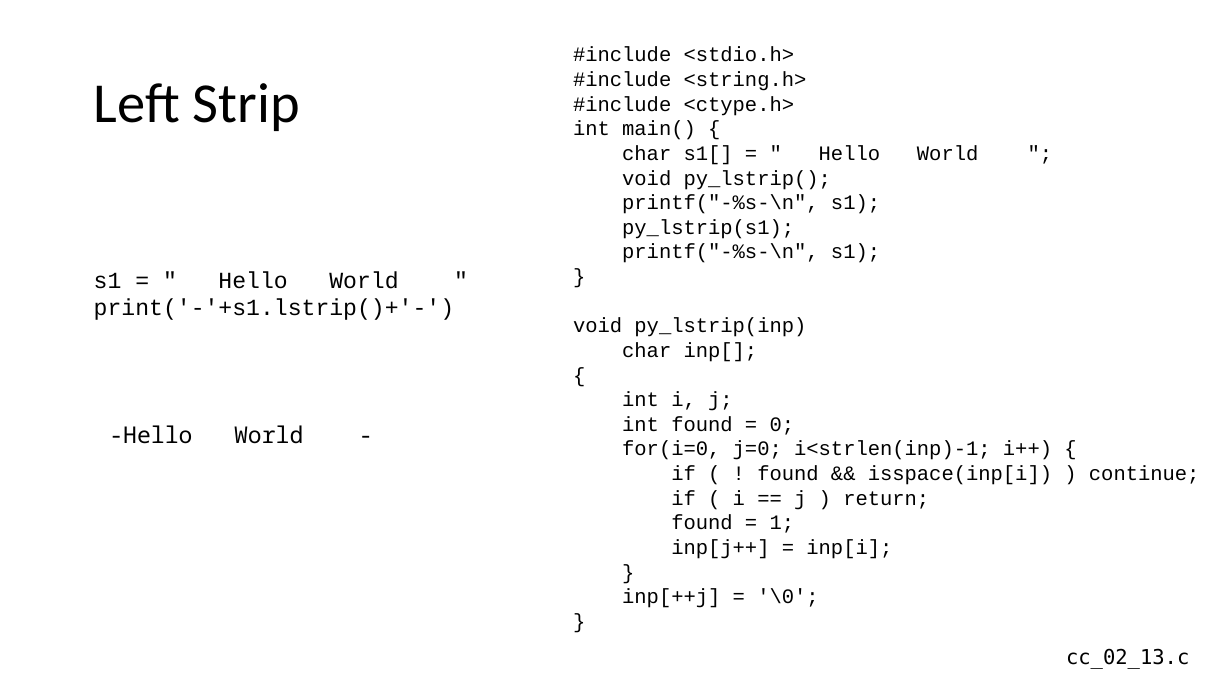
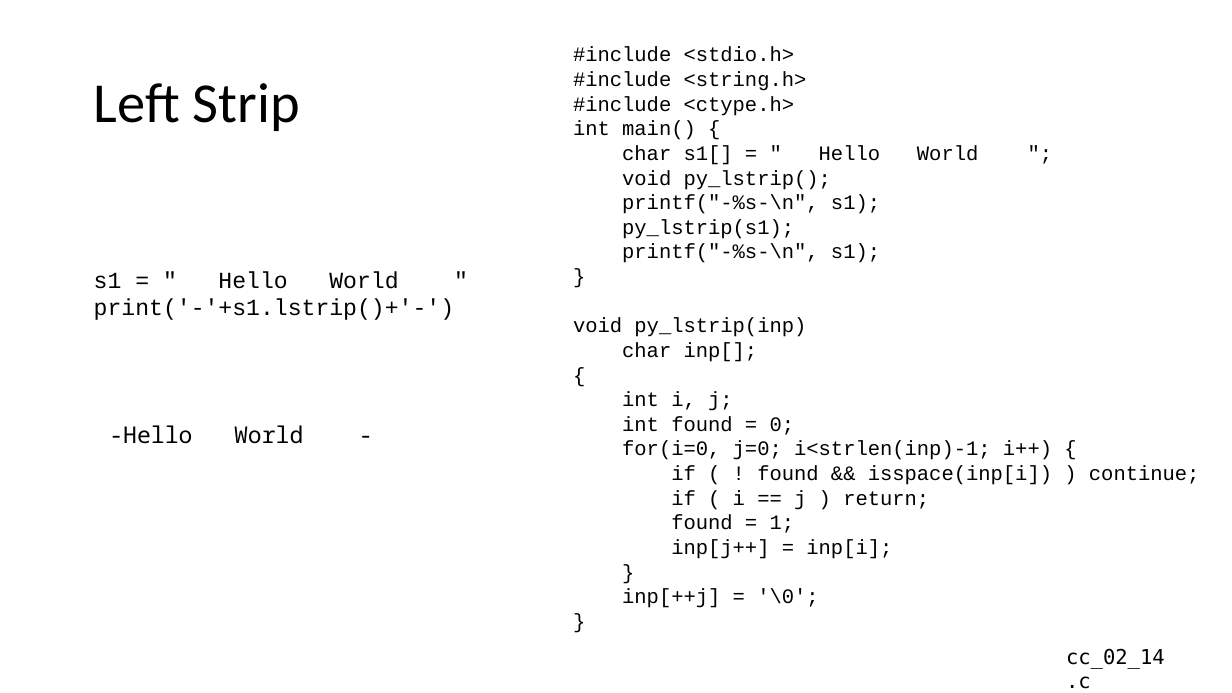
Before and after one commit to csev/cc4e, a slide deck: slide 23 of lectures/CC-02-Python.pptx (slide 22 before the commit). Drawn at 1232x693 pixels with LibreOffice and Linux fonts; fonts in the diff are those of the drawing. Boxes give left, top, right and bottom in pixels: in the first picture for what was removed or moved away, otherwise in the second. Text is boxed around its words. In the diff, an @@ line names an element or a change of style, - is before the commit and + after.

```diff
--- a/lectures/CC-02-Python.pptx
+++ b/lectures/CC-02-Python.pptx
@@ text at <box>1066,648,1165,689</box>: text changed @@
-cc_02_13.c
+cc_02_14
+.c
```
Also in this commit, not shown: 3 other slides changed, 1 slide added, 9 other files.
